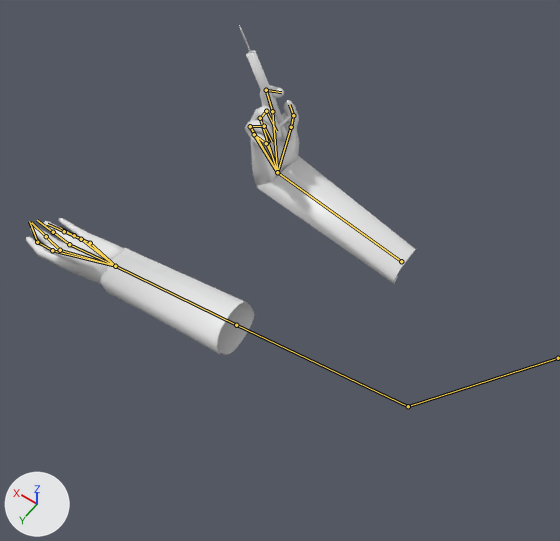
An edit to the Blender file SourceAssets/Characters/IcePick/FPHands_Base/NeedleTemp/NeedleHands.blend, drawn before and after from the same camera.
Rendered twice from a 50 mm lens placed at (-0.12, 10.6, 19.08), pointed at (7.43, 0.03, 2.46). Arrows for +X, +Y and +Z are at lower left; the lights stay in place. The picture after the commit comes second. Both versions are drawn at frame 10 of the action 'Armature.001|Scene'; the numbers are the values there. The bones that change, and the others that lie on the model, are drawn over the model as lines.
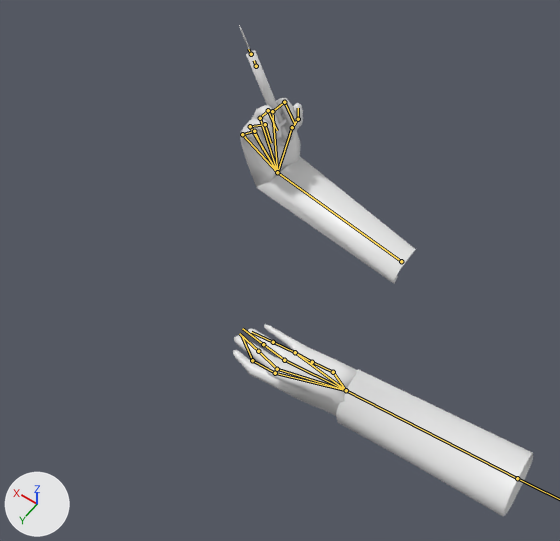
What the commit changed:
Bone 'Bone.003' (bone_bone_003) turns from (-34, 25, -2) to (-32, 13, 7) degrees about its own x, y and z.
Bone 'Bone.004' (bone_bone_004) turns from (-25, -10, -23) to (-51, -13, -14) degrees about its own x, y and z.
Bone 'Bone.007' (bone_bone_007) turns from (-5, 0, -5) to (-59, 0, -5) degrees about its own x, y and z.
Bone 'Bone.008' (bone_bone_008) turns from (-74, -4, -36) to (-103, -14, -34) degrees about its own x, y and z.
Bone 'Bone.013' (bone_bone_013) turns from (-78, -8, 3) to (-78, -5, 12) degrees about its own x, y and z.
Bone 'Bone.015' (bone_bone_015) turns from (-61, -22, 17) to (-48, -25, 15) degrees about its own x, y and z.
Bone 'Bone.016' (bone_bone_016) turns from (-84, -2, 16) to (-65, 9, 30) degrees about its own x, y and z.
Bone 'Bone.009' (bone_bone_009) moves from (0.69, 1.78, 1.72) to (2.57, 2.74, 2.43).
Bone 'Bone.009' (bone_bone_009) turns from (29, -14, 22) to (-18, 46, -86) degrees about its own x, y and z.
Bone 'Bone.018' (bone_bone_018) turns from (-6, -10, 2) to (105, -33, 8) degrees about its own x, y and z.

Location of each change, (x1, y1, x2, y2) in pixels of the pictures (560 x 541 px):
'Cube.004', posed
    before: (26, 25, 416, 355)
    after: (233, 25, 533, 516)
bone 'Bone.003', root to tip
    before: (277, 172) to (291, 127)
    after: (277, 172) to (292, 127)
bone 'Bone.004', root to tip
    before: (291, 127) to (293, 115)
    after: (292, 127) to (298, 119)
bone 'Bone.007', root to tip
    before: (272, 111) to (266, 90)
    after: (272, 111) to (284, 102)
bone 'Bone.008', root to tip
    before: (266, 90) to (281, 92)
    after: (284, 102) to (295, 124)
bone 'Bone.013', root to tip
    before: (250, 126) to (264, 126)
    after: (250, 126) to (265, 124)
bone 'Bone.015', root to tip
    before: (277, 172) to (254, 134)
    after: (277, 172) to (242, 134)
bone 'Bone.016', root to tip
    before: (254, 134) to (266, 143)
    after: (242, 134) to (254, 131)
